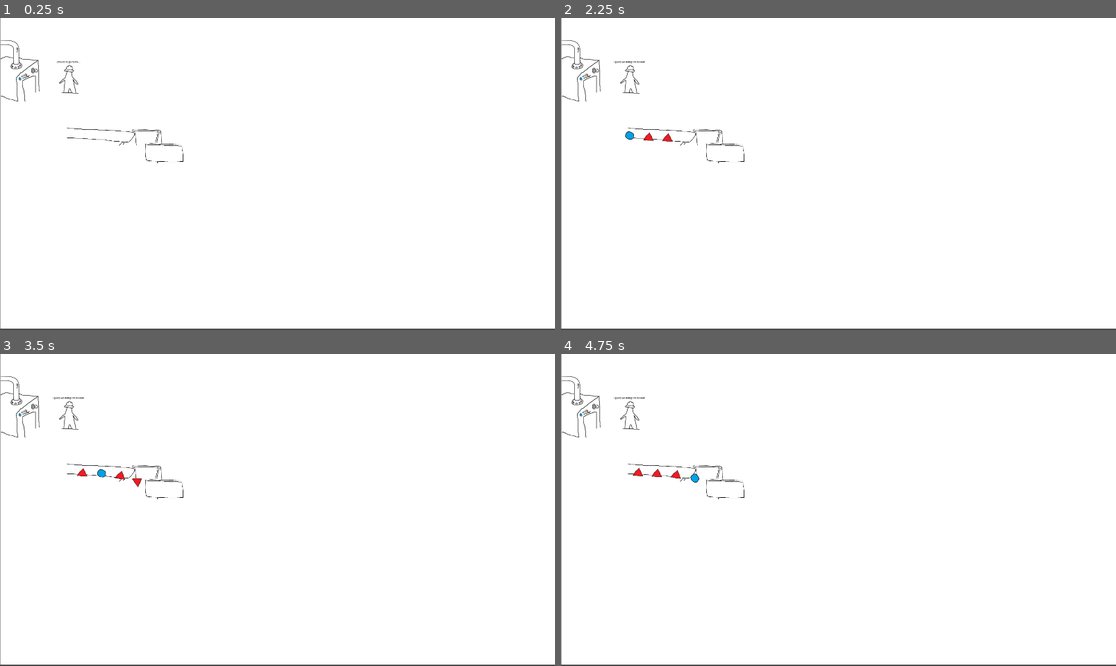
Above: before the commit, frames 1-4 (two rows, left to right).
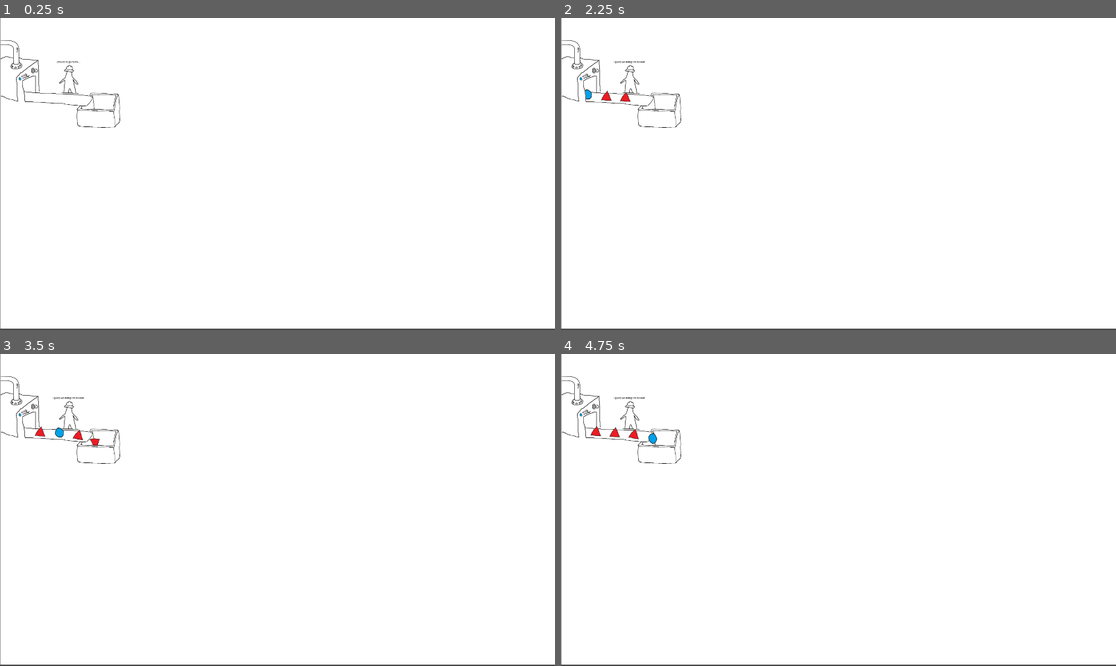
Above: after the commit, the same moments.

Repository: Codi-Cuinat/triangle-factory-game
Game: Godot game, scene res://Main.tscn
Two runs of this game, one before a commit and one after it. Both use one fixed random seed, a clock stepped at 60 frames per second and the inputs below.
Inputs:
- Up to frame 1 (0.25 s): no input
- Up to frame 2 (2.25 s): tap Enter at 0.5 s
- Up to frame 3 (3.5 s): no input
- Up to frame 4 (4.75 s): no input

The runs differ from the first frame. In frame 1, 0.4% of the frame differs, in the area x 4-34%, y 23-47%; in frame 2, 0.6%; in frame 3, 0.6%; in frame 4, 0.6%.

Commit message:
feat: workers with 3 levels

Diff:
--- a/Generador.tscn
+++ b/Generador.tscn
@@ -5,7 +5,7 @@
 [ext_resource type="PackedScene" uid="uid://dd3eb2e1csd0q" path="res://pieces/circle.tscn" id="2_0cxu1"]
 [ext_resource type="PackedScene" uid="uid://cal355yreu02g" path="res://pieces/triangle.tscn" id="2_116ou"]
 [ext_resource type="Texture2D" uid="uid://bn3048k1tyqed" path="res://Assets/Generador Ext.png" id="2_wydgp"]
-[ext_resource type="PackedScene" uid="uid://d1h2ktrb28qe2" path="res://Cinta.tscn" id="4_llge1"]
+[ext_resource type="PackedScene" uid="uid://d1h2ktrb28qe2" path="res://cinta.tscn" id="4_llge1"]
 [ext_resource type="Texture2D" uid="uid://d2n5h7846kvxt" path="res://Assets/Indicador Circle.png" id="7_sr0u8"]
 
 [node name="Generador" type="Node2D"]
@@ -18,7 +18,7 @@
 texture = ExtResource("1_8q5mt")
 
 [node name="Cinta" parent="." instance=ExtResource("4_llge1")]
-position = Vector2(491.703, 473.643)
+position = Vector2(200, 223)
 
 [node name="GeneradorExt" type="Sprite2D" parent="."]
 position = Vector2(87, 361)
--- a/cinta.tscn
+++ b/cinta.tscn
@@ -1,27 +1,25 @@
-[gd_scene load_steps=5 format=3 uid="uid://d1h2ktrb28qe2"]
+[gd_scene load_steps=4 format=3 uid="uid://d1h2ktrb28qe2"]
 
 [ext_resource type="Texture2D" uid="uid://lx34xo7dqhmp" path="res://Assets/Cinta Int.png" id="1_754f4"]
-[ext_resource type="Script" path="res://cinta.gd" id="1_olodm"]
 [ext_resource type="Texture2D" uid="uid://dcqcxipu4ktw7" path="res://Assets/Cinta Ext.png" id="2_0dqv4"]
 
 [sub_resource type="RectangleShape2D" id="RectangleShape2D_igjkr"]
 size = Vector2(241.5, 34.5)
 
 [node name="Cinta" type="Node2D"]
-script = ExtResource("1_olodm")
 
 [node name="Cinta int" type="Sprite2D" parent="."]
 position = Vector2(295, 260)
 texture = ExtResource("1_754f4")
 
 [node name="Cinta ext" type="Sprite2D" parent="."]
-position = Vector2(459, 316)
+position = Vector2(278, 328)
 texture = ExtResource("2_0dqv4")
 
 [node name="Area2D" type="Area2D" parent="." groups=["machine"]]
 
 [node name="CollisionShape2D" type="CollisionShape2D" parent="Area2D"]
-position = Vector2(458.25, 333.25)
+position = Vector2(465, 347)
 shape = SubResource("RectangleShape2D_igjkr")
 
 [connection signal="area_entered" from="Area2D" to="." method="_on_area_2d_area_entered"]
--- a/piece.tscn
+++ b/piece.tscn
@@ -11,6 +11,8 @@
 script = ExtResource("1_wh8dl")
 
 [node name="Path2D" type="Path2D" parent="."]
+position = Vector2(0, -19.7485)
+scale = Vector2(1, 1.20359)
 curve = ExtResource("2_sl73y")
 
 [node name="PathFollow2D" type="PathFollow2D" parent="Path2D"]
--- a/pieces/triangle.tscn
+++ b/pieces/triangle.tscn
@@ -1,6 +1,6 @@
 [gd_scene load_steps=3 format=3 uid="uid://cal355yreu02g"]
 
-[ext_resource type="PackedScene" uid="uid://rk8ocuy4873a" path="res://Piece.tscn" id="1_7yfao"]
+[ext_resource type="PackedScene" uid="uid://rk8ocuy4873a" path="res://piece.tscn" id="1_7yfao"]
 [ext_resource type="Texture2D" uid="uid://bjifj87i0d022" path="res://Assets/Triangle.png" id="2_cfmrn"]
 
 [node name="Piece" instance=ExtResource("1_7yfao")]
--- a/worker.gd
+++ b/worker.gd
@@ -2,11 +2,28 @@
 
 @onready var status_label: Label = $Label # Nodo Label para mostrar el estado
 
-const GOOD_WORKER_SAYS = "a circle?? in the triangle factory?? how queer!!\nive never seen such a thing- i must inquire about\n this further with my supervisor post-hastel!!"
-const BAD_WORKER_SAYS = "i guess we doing circles now"
+const WORKER_BY_LVL = {
+	0: {
+		"sentence": "man what the fuck",
+		"texture": preload("res://Assets/Worker Tired.png")
+	},
+	1: {
+		"sentence": "a circle?? in the triangle factory?? how queer!!\nive never seen such a thing- i must inquire about\n this further with my supervisor post-hastel!!",
+		"texture": preload("res://Assets/Worker Good.png")
+
+	},
+	2: {
+		"sentence": "i guess we doing circles now",
+		"texture": preload("res://Assets/Worker Guess.png")
+	}
+}
+
+var default_texture: Texture;
+var experience_level: int = 2
 
 # Called when the node enters the scene tree for the first time.
 func _ready() -> void:
+	default_texture = $Sprite2D.texture
 	pass # Replace with function body.
 
 # Called every frame. 'delta' is the elapsed time since the previous frame.
@@ -15,28 +32,16 @@
 
 # Llamada cuando aparece una pieza inesperada
 func handle_unexpected_piece():
-	# Decide entre notificar al supervisor o ignorar
-	if should_notify_supervisor():
-		notify_supervisor()
-	else:
-		ignore_unexpected_piece()
+	update_texture(WORKER_BY_LVL[experience_level].texture)
+	update_status_label(WORKER_BY_LVL[experience_level].sentence)
+	# Espeera 3 segons i reinica estats inicials
+	await get_tree().create_timer(3).timeout
+	update_status_label("")
+	update_texture(default_texture)
 
-# Decisión aleatoria o basada en algún criterio para notificar
-func should_notify_supervisor() -> bool:
-	# Aquí puedes usar una probabilidad o una lógica específica
-	return randf() < 0.5 # 50% de probabilidad de notificar al supervisor
 
-# Acción de notificar al supervisor
-func notify_supervisor():
-	update_status_label(GOOD_WORKER_SAYS)
-
-# Acción de ignorar la pieza inesperada
-func ignore_unexpected_piece():
-	update_status_label(BAD_WORKER_SAYS)
-
-	# Actualiza el texto del label y lo muestra por un breve periodo
 func update_status_label(message: String) -> void:
 	status_label.text = message
-	status_label.visible = true
-	await get_tree().create_timer(3).timeout # Muestra el mensaje por 3 segundos
-	status_label.visible = false
+
+func update_texture(texture: Texture):
+	$Sprite2D.texture = texture
